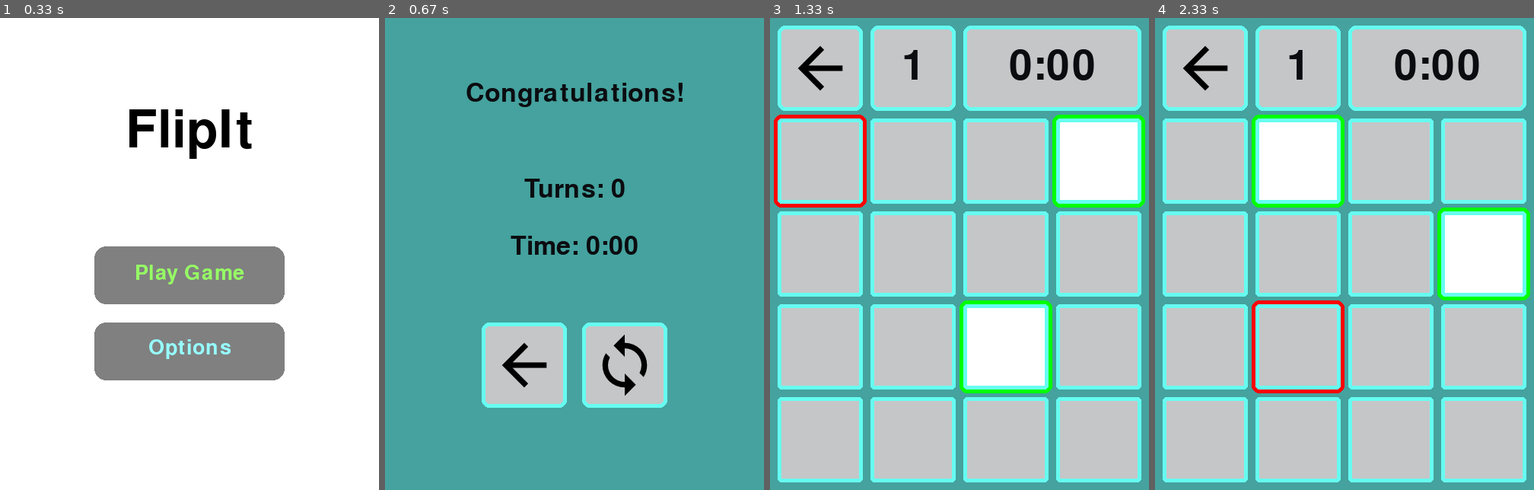
Above: before the commit, frames 1-4 (left to right).
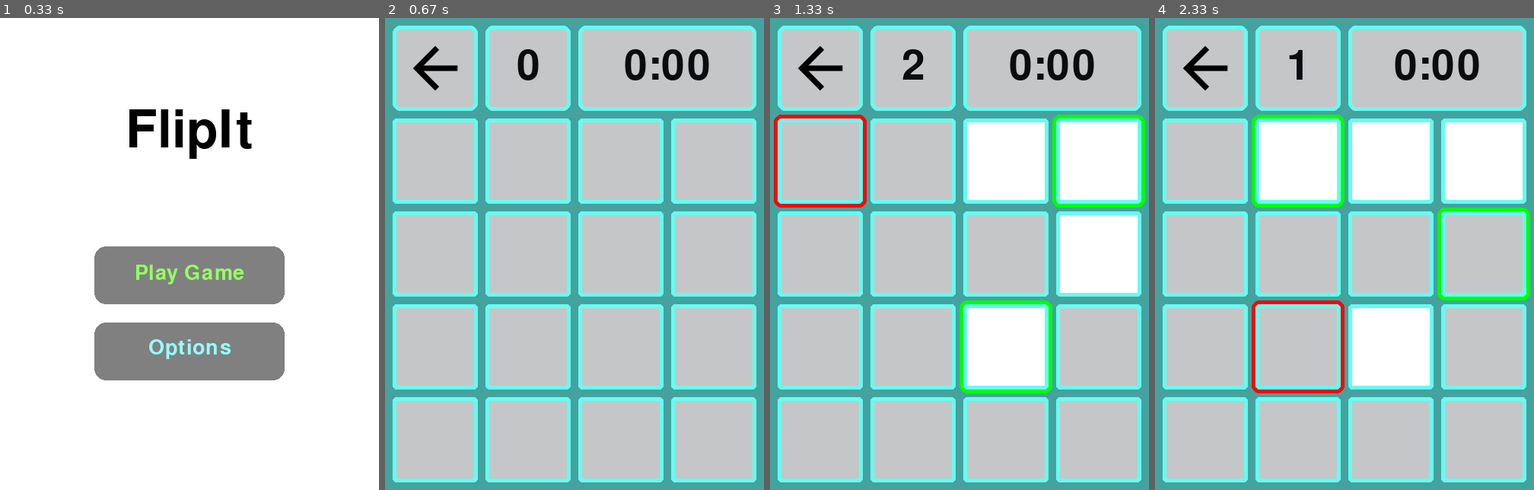
Above: after the commit, the same moments.

Repository: 03kkim/FlipIt
Game: pygame game, started from main.py
Two runs of this game, one before a commit and one after it. Both use one fixed random seed, a clock stepped at 60 frames per second and the inputs below.
Inputs (mouse positions are in pixels of both pictures, inside the frame that each line leads up to):
- Up to frame 1 (0.33 s): no input
- Up to frame 2 (0.67 s): click (574, 254) at 0.38 s
- Up to frame 3 (1.33 s): click (997, 357) at 0.72 s; click (842, 183) at 1.05 s
- Up to frame 4 (2.33 s): click (1245, 79) at 1.38 s; click "Play Game" at 1.72 s; click (1325, 376) at 2.05 s

Frame 1 is identical in both runs. In frame 2, 78% of the frame differs, in the area x 2-98%, y 1-99%; in frame 3, 6.9%; in frame 4, 13%.

Commit message:
Update to-do list and remove automatic win

Diff:
--- a/main.py
+++ b/main.py
@@ -73,8 +73,6 @@
     print(board.relationships)
     grid = board.return_grid()
     object_grid = []
-    for x in range(16):
-        board.flip(x)
 
     # Define some colors
     BLACK = (0, 0, 0)
--- a/scratch.txt
+++ b/scratch.txt
@@ -13,6 +13,7 @@
     *Implement a seed system so you can more easily go back, or so that you can play the same board as somebody else
 - Make colors customizable
 - https://visme.co/blog/website-color-schemes/
+- Fix the back button (hitbox is slightly off)
 
 (http:programarcadegames.com/index.php?lang=en&chapter=array_backed_grids)
 
